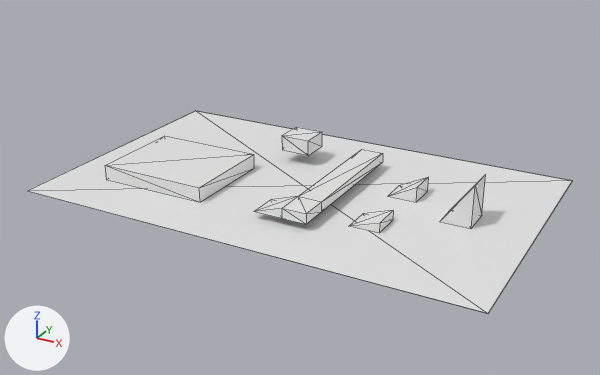
An edit to the glTF model _assets/gltf/sceneuv.gltf, drawn before and after from the same camera.
Before and after are seen from a 50 mm lens placed at (358.0, -658.0, 326.0), pointed at (10.0, -25.0, 10.0). Arrows for +X, +Y and +Z are at lower left; the lights stay in place. Mesh edges are drawn as thin lines. Vertices at the same position are counted once.
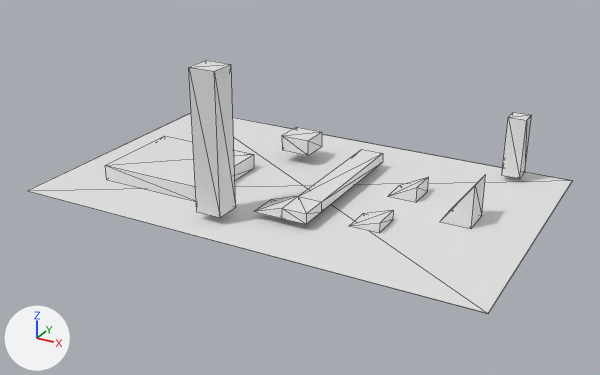
Diff of the bpy script that builds the scene:
```diff
--- a/_assets/gltf/sceneuv.gltf.py
+++ b/_assets/gltf/sceneuv.gltf.py
@@ me_cube_001 @@
 me_cube_001.from_pydata(...)  # 56 vertices, 84 faces; spans x -228.0..228.0, y -140.0..140.0, z 0.0..42.0
 # used by ob_cube; location = (0.0, 0.0, 0.0)
+# me_cube_001 part 1: a new loose piece, a box spanning x -47.0..-22.0, y -114.0..-89.0, z 8.0..141.0, in mat_material_001 (its picture is missing)
 me_cube_001.materials.append(mat_material_001)
@@ me_cube @@
+me_cube.from_pydata(...)  # a box spanning x 166.0..183.9, y 106.4..124.4, z 5.8..66.2
@@ ob_cube_001 @@
+ob_cube_001 = bpy.data.objects.new('Cube.001', me_cube)
+ob_cube_001.location = (0.0, 0.0, 0.0)
```

What differs and where, as boxes [x1, y1, x2, y2] in the pictures (600 x 375 px):
'Cube', reshaped (24% taller): before [27, 110, 573, 314]; after [27, 60, 573, 314]
'Cube.001', added: after [502, 112, 531, 178]
part 1 of me_cube_001, added: after [189, 60, 236, 218]
